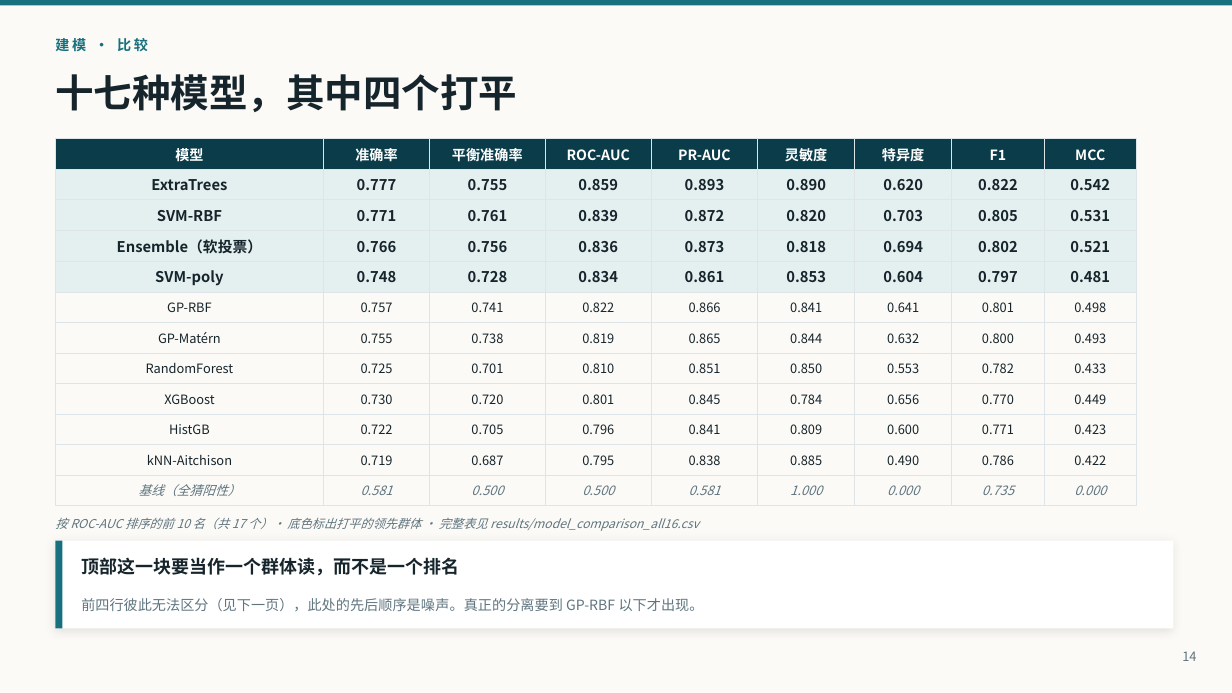
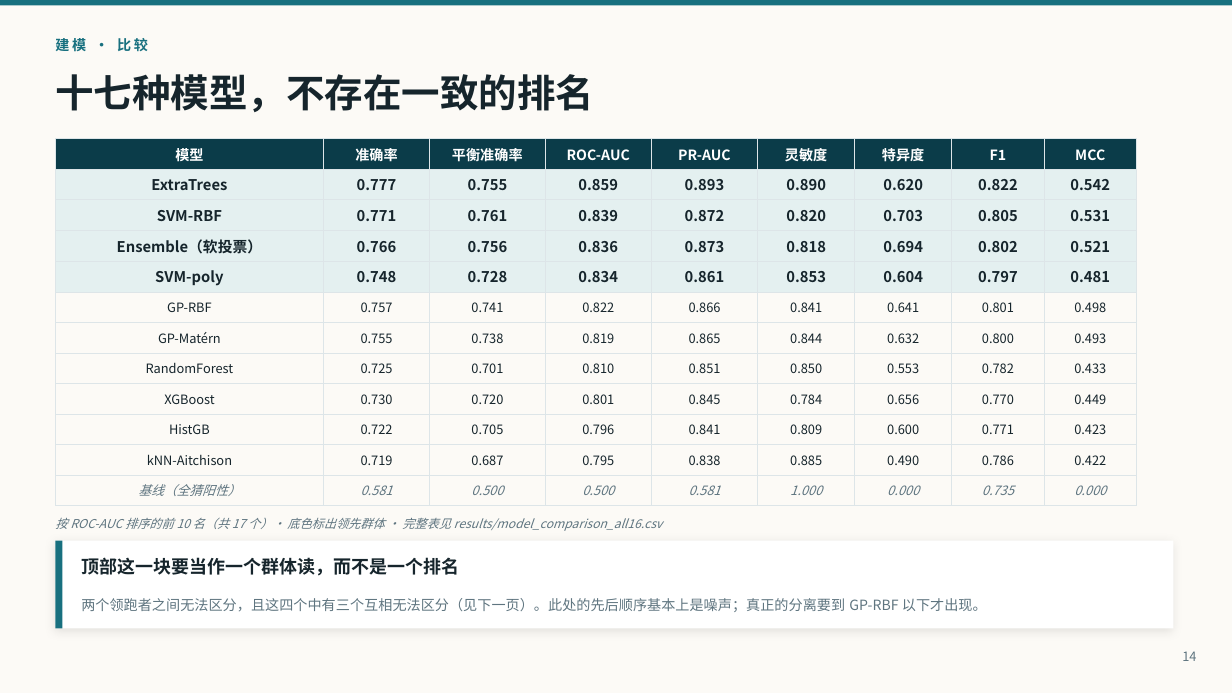
Before and after one commit to pengsihua2023/Christina-machine-learning-project, a slide deck: slide 14 of slides/Influenza_Microbiome_ML_Overview_ZH.pptx. Drawn at 1232x693 pixels with LibreOffice and Linux fonts; fonts in the diff are those of the drawing. Boxes give left, top, right and bottom in pixels: in the first picture for what was removed or moved away, otherwise in the second. Text is boxed around its words. In the diff, an @@ line names an element or a change of style, - is before the commit and + after.

```diff
--- a/slides/Influenza_Microbiome_ML_Overview_ZH.pptx
+++ b/slides/Influenza_Microbiome_ML_Overview_ZH.pptx
@@ text at box(55, 74, 594, 112): text changed @@
-十七种模型，其中四个打平
+十七种模型，不存在一致的排名
@@ text at box(55, 518, 663, 531): text changed @@
-按 ROC-AUC 排序的前 10 名（共 17 个）· 底色标出打平的领先群体 · 完整表见 results/model_comparison_all16.csv
+按 ROC-AUC 排序的前 10 名（共 17 个）· 底色标出领先群体 · 完整表见 results/model_comparison_all16.csv
@@ text at box(81, 598, 987, 612): text changed @@
-前四行彼此无法区分（见下一页），此处的先后顺序是噪声。真正的分离要到 GP-RBF 以下才出现。
+两个领跑者之间无法区分，且这四个中有三个互相无法区分（见下一页）。此处的先后顺序基本上是噪声；真正的分离要到 GP-RBF 以下才出现。
```
Also in this commit, not shown: 1 other slide changed, 6 other files.
